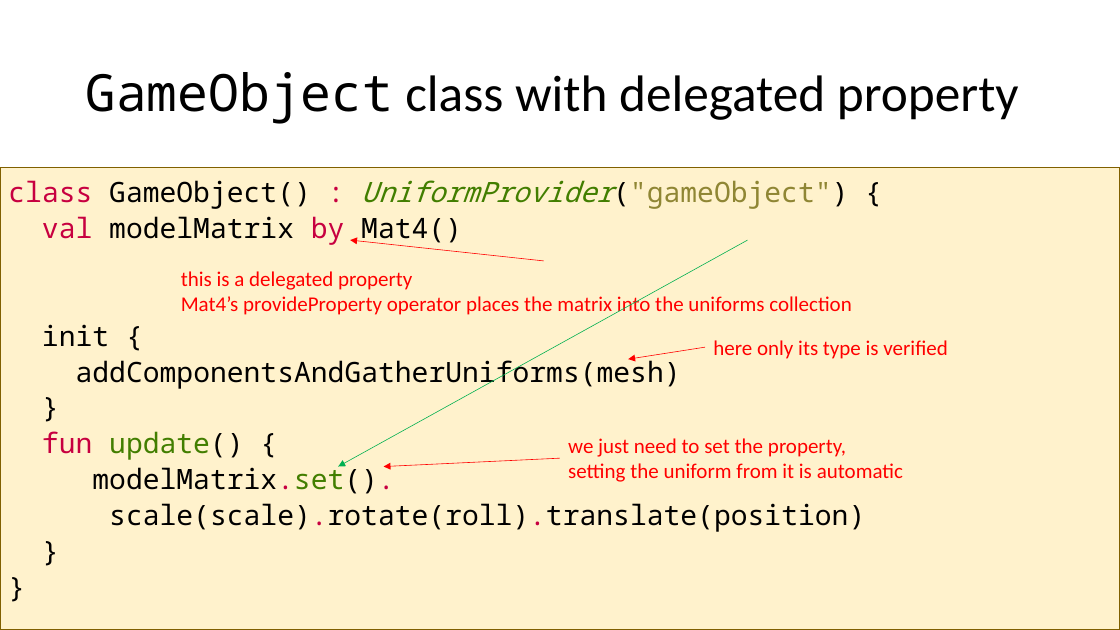
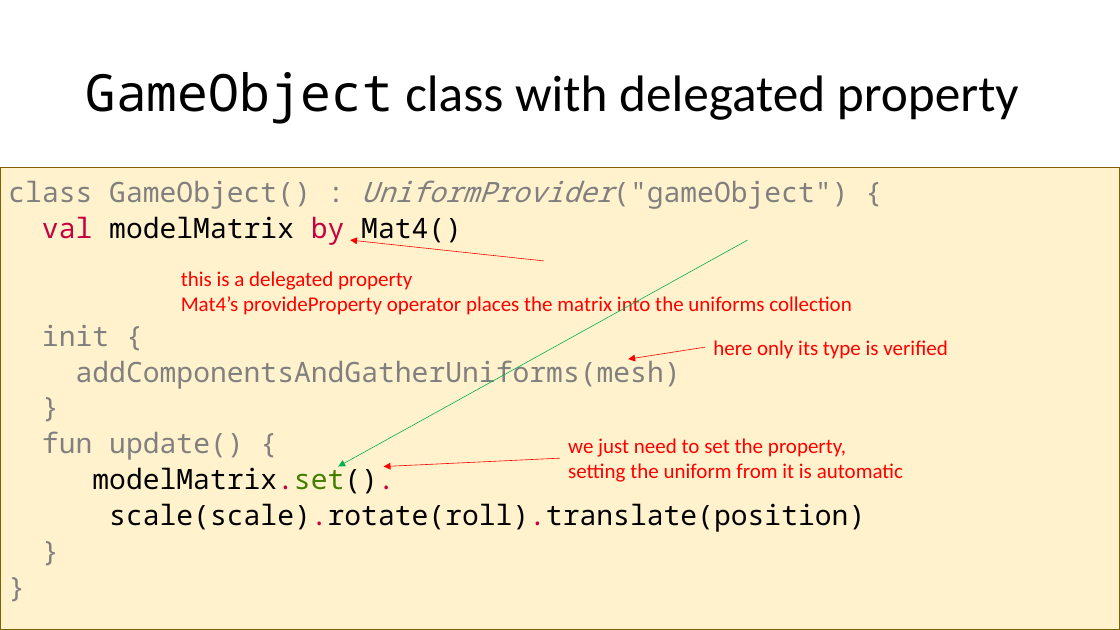
Before and after one commit to szecsi/kogfactory, a slide deck: slide 35 of projects/kog.020.030-gom/aitcg070 - Game Object Model.pptx. Drawn at 1120x630 pixels with LibreOffice and Linux fonts; fonts in the diff are those of the drawing. Boxes give left, top, right and bottom in pixels: in the first picture for what was removed or moved away, otherwise in the second. Text is boxed around its words. In the diff, an @@ line names an element or a change of style, - is before the commit and + after.

```diff
--- a/projects/kog.020.030-gom/aitcg070 - Game Object Model.pptx
+++ b/projects/kog.020.030-gom/aitcg070 - Game Object Model.pptx
@@ text at (8,180,848,460): text colour #C70040 to #808080 in "class :", "fun"; text colour #000000 to #808080 in "GameObject() UniformProvider("gameObject") {", "init {", "addComponentsAndGatherUniforms(mesh)", "}" and 3 more places; text colour #427E00 to #808080 in "UniformProvider("gameObject")", "update()"; text colour #8F8634 to #808080 in "UniformProvider("gameObject")" @@
```
Also in this commit, not shown: 8 other slides changed, 1 slide removed, 3 other files.
